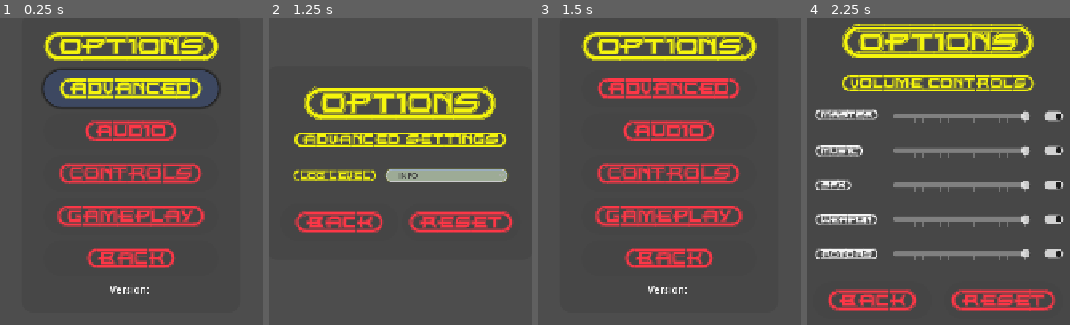
Above: before the commit, frames 1-4 (left to right).
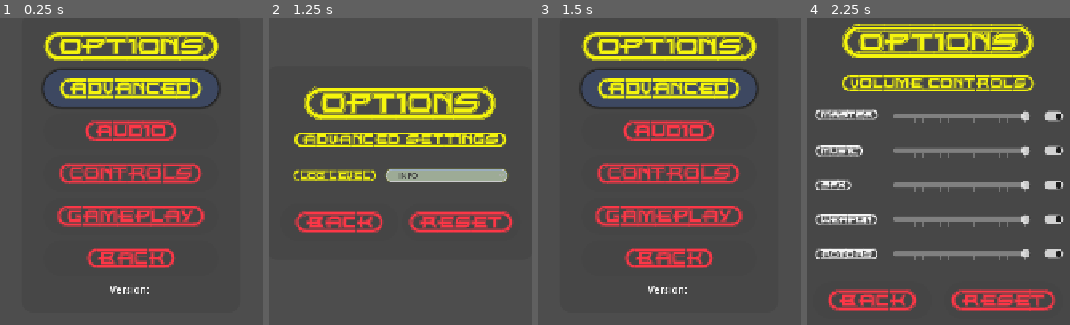
Above: after the commit, the same moments.

Repository: ikostan/SkyLockAssault
Game: Godot game, scene res://scenes/options_menu.tscn
Two runs of this game, one before a commit and one after it. Both use one fixed random seed, a clock stepped at 60 frames per second and the inputs below. This scene is started directly instead of the project's main scene. Video files are missing from this copy of the repository; at most half a second of black plays in their place. Sound files missing from this copy of the repository are replaced by a short silence.
Inputs:
- Up to frame 1 (0.25 s): no input
- Up to frame 2 (1.25 s): click "{ADVANCED}" at 0.5 s
- Up to frame 3 (1.5 s): click "{BACK}" at 1.25 s
- Up to frame 4 (2.25 s): click "{AUDIO}" at 2 s

Frames 1-2 are identical in both runs. In frame 3, 8.0% of the frame differs, in the area x 15-85%, y 16-30%; in frame 4, nothing differs.

Commit message:
Update advanced_settings.gd

Diff:
--- a/scripts/advanced_settings.gd
+++ b/scripts/advanced_settings.gd
@@ -188,7 +188,7 @@
 			hidden_menu_found = true
 			# Restore focus using helper for consistency
 			var advanced_btn: Button = prev_menu.get_node(
-				"OptionsVBoxContainer/AdvancedSettingsButton"
+				"Panel/OptionsVBoxContainer/AdvancedSettingsButton"
 			)
 			if is_instance_valid(advanced_btn):
 				Globals.ensure_initial_focus(
